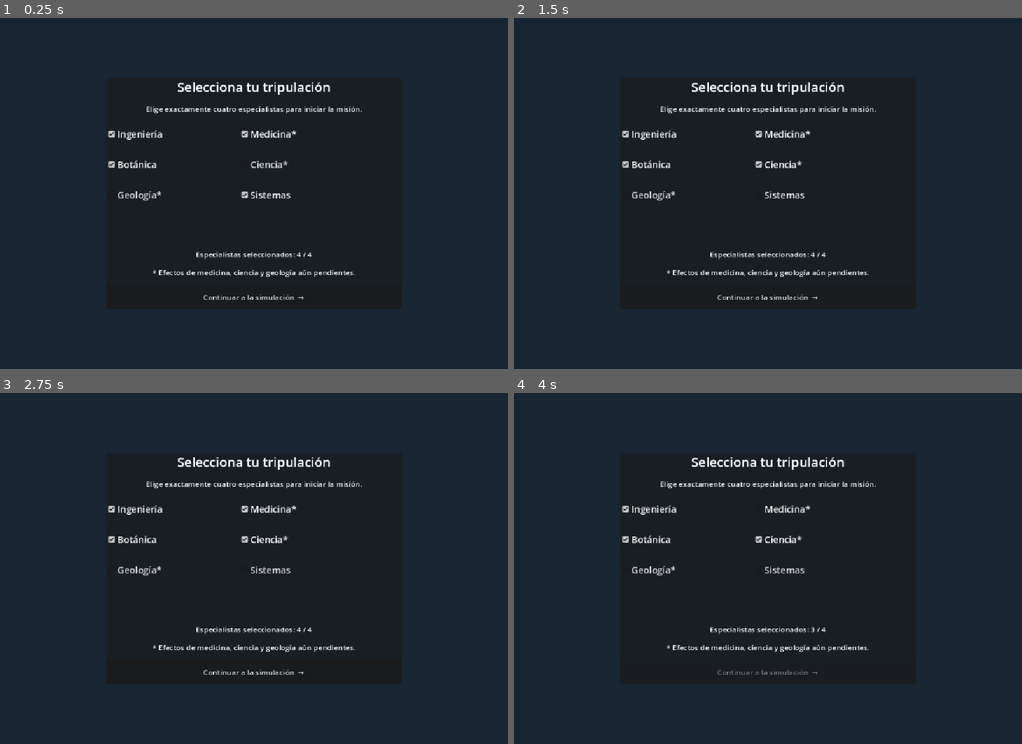
Above: before the commit, frames 1-4 (two rows, left to right).
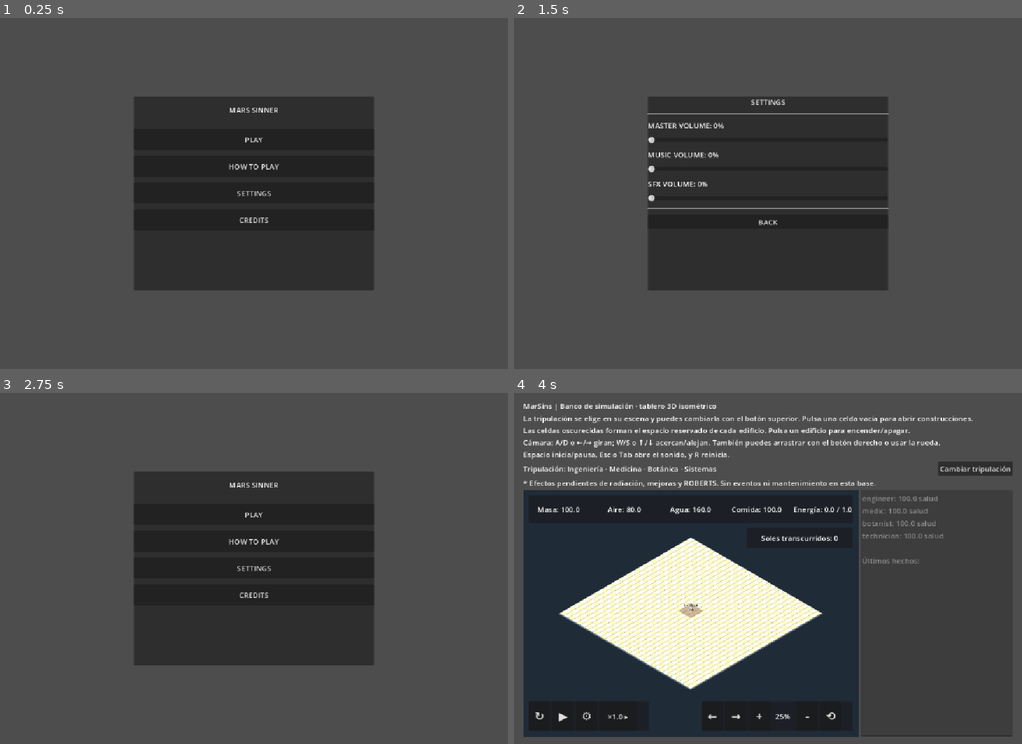
Above: after the commit, the same moments.

Repository: Patatatat/NASA_MARS-SAILOR
Game: Godot game, scene res://scenes/MenuMarsSinner.tscn
The game is run twice, just before and just after one commit, with the same random seed, the same clock (stepped at 60 frames per second) and the same inputs. Before the commit the project starts from res://scenes/crew_selection.tscn.
Inputs (mouse positions are in pixels of both pictures, inside the frame that each line leads up to):
- Up to frame 1 (0.25 s): no input
- Up to frame 2 (1.5 s): click (768, 165) at 0.5 s, where only the run after the commit has a clickable "HOW TO PLAY"; click (768, 193) at 1.25 s, where only the run after the commit has a clickable "SETTINGS"
- Up to frame 3 (2.75 s): click (254, 596) at 2 s, where only the run after the commit has a clickable "BACK"
- Up to frame 4 (4 s): click (768, 593) at 2.75 s, where only the run after the commit has a clickable "CREDITS"; click (768, 515) at 3.5 s, where only the run after the commit has a clickable "PLAY"

The runs differ from the first frame. In frame 1, 75% of the frame differs, in the area x 0-100%, y 0-100%; in frame 2, 76%; in frame 3, 75%; in frame 4, 66%.

Commit message:
Polish menu and simulation HUD

Diff:
--- a/project.godot
+++ b/project.godot
@@ -11,7 +11,7 @@
 [application]
 
 config/name="MarSins - Base de simulación"
-run/main_scene="res://scenes/crew_selection.tscn"
+run/main_scene="res://scenes/MenuMarsSinner.tscn"
 config/features=PackedStringArray("4.7", "GL Compatibility")
 
 [display]
--- /dev/null
+++ b/scenes/MenuMarsSinner.tscn
@@ -0,0 +1,66 @@
+[gd_scene format=3 uid="uid://dhkqbxpjfdrgd"]
+
+[ext_resource type="Script" path="res://scenes/menu_mars_sinner.gd" id="1"]
+
+[node name="Main_menu" type="Control" unique_id=1226799060]
+layout_mode = 3
+anchors_preset = 15
+anchor_right = 1.0
+anchor_bottom = 1.0
+grow_horizontal = 2
+grow_vertical = 2
+script = ExtResource("1")
+
+[node name="CenterContainer" type="CenterContainer" parent="." unique_id=767988936]
+layout_mode = 1
+anchors_preset = 8
+anchor_left = 0.5
+anchor_top = 0.5
+anchor_right = 0.5
+anchor_bottom = 0.5
+offset_left = -260.0
+offset_top = -210.0
+offset_right = 260.0
+offset_bottom = 210.0
+grow_horizontal = 2
+grow_vertical = 2
+
+[node name="PanelContainer" type="PanelContainer" parent="CenterContainer"]
+layout_mode = 2
+custom_minimum_size = Vector2(520, 420)
+
+[node name="VBoxContainer" type="VBoxContainer" parent="CenterContainer/PanelContainer" unique_id=975699924]
+layout_mode = 2
+theme_override_constants/separation = 12
+
+[node name="Main_Menu_Title" type="Label" parent="CenterContainer/PanelContainer/VBoxContainer" unique_id=1199281028]
+layout_mode = 2
+custom_minimum_size = Vector2(0, 58)
+text = "MARS SINNER"
+horizontal_alignment = 1
+vertical_alignment = 1
+uppercase = true
+
+[node name="Btn_play" type="Button" parent="CenterContainer/PanelContainer/VBoxContainer" unique_id=1826488957]
+layout_mode = 2
+size_flags_horizontal = 3
+custom_minimum_size = Vector2(0, 46)
+text = "PLAY"
+
+[node name="Btn_how2Play" type="Button" parent="CenterContainer/PanelContainer/VBoxContainer" unique_id=477396009]
+layout_mode = 2
+size_flags_horizontal = 3
+custom_minimum_size = Vector2(0, 46)
+text = "HOW TO PLAY"
+
+[node name="Btn_settings" type="Button" parent="CenterContainer/PanelContainer/VBoxContainer" unique_id=2004698495]
+layout_mode = 2
+size_flags_horizontal = 3
+custom_minimum_size = Vector2(0, 46)
+text = "SETTINGS"
+
+[node name="Btn_Credits" type="Button" parent="CenterContainer/PanelContainer/VBoxContainer" unique_id=784079589]
+layout_mode = 2
+size_flags_horizontal = 3
+custom_minimum_size = Vector2(0, 46)
+text = "CREDITS"
--- /dev/null
+++ b/scenes/menu_mars_sinner.gd
@@ -0,0 +1,22 @@
+extends Control
+
+const GAME_SCENE: String = "res://scenes/simulation_lab.tscn"
+const SETTINGS_SCENE: String = "res://scenes/settings.tscn"
+
+@onready var _play_button: Button = $CenterContainer/PanelContainer/VBoxContainer/Btn_play
+@onready var _settings_button: Button = $CenterContainer/PanelContainer/VBoxContainer/Btn_settings
+
+func _ready() -> void:
+	_play_button.pressed.connect(_open_game)
+	_settings_button.pressed.connect(_open_settings)
+
+func _open_game() -> void:
+	_change_scene(GAME_SCENE)
+
+func _open_settings() -> void:
+	_change_scene(SETTINGS_SCENE)
+
+func _change_scene(scene_path: String) -> void:
+	var error_code: int = get_tree().change_scene_to_file(scene_path)
+	if error_code != OK:
+		push_error("No se pudo abrir %s: %s" % [scene_path, error_string(error_code)])
--- /dev/null
+++ b/scenes/settings.gd
@@ -0,0 +1,59 @@
+extends Control
+
+const MENU_SCENE: String = "res://scenes/MenuMarsSinner.tscn"
+const SOUND_VALUES_META: String = "mars_sound_percentages"
+const DEFAULT_SOUND_VALUES: Dictionary = {"master": 0, "music": 0, "sfx": 0}
+
+@onready var _back_button: Button = $CenterContainer/PanelContainer/VBoxContainer/BtnBack
+@onready var _master_slider: HSlider = $CenterContainer/PanelContainer/VBoxContainer/Master_volume_HSlider
+@onready var _music_slider: HSlider = $CenterContainer/PanelContainer/VBoxContainer/Music_volume_HSlider
+@onready var _sfx_slider: HSlider = $CenterContainer/PanelContainer/VBoxContainer/SFX_volume_HSlider
+@onready var _master_label: Label = $CenterContainer/PanelContainer/VBoxContainer/Master_volume_Label
+@onready var _music_label: Label = $CenterContainer/PanelContainer/VBoxContainer/Music_volume_label
+@onready var _sfx_label: Label = $CenterContainer/PanelContainer/VBoxContainer/SFX_volume_label
+
+func _ready() -> void:
+	_back_button.pressed.connect(_open_menu)
+	var saved_values := _get_sound_values()
+	_master_slider.value = float(saved_values.master)
+	_music_slider.value = float(saved_values.music)
+	_sfx_slider.value = float(saved_values.sfx)
+	_master_slider.value_changed.connect(_on_master_volume_changed)
+	_music_slider.value_changed.connect(_on_music_volume_changed)
+	_sfx_slider.value_changed.connect(_on_sfx_volume_changed)
+	_update_percentage(_master_label, "MASTER VOLUME", _master_slider.value)
+	_update_percentage(_music_label, "MUSIC VOLUME", _music_slider.value)
+	_update_percentage(_sfx_label, "SFX VOLUME", _sfx_slider.value)
+
+func _on_master_volume_changed(value: float) -> void:
+	_update_percentage(_master_label, "MASTER VOLUME", value)
+	_save_sound_value("master", value)
+
+func _on_music_volume_changed(value: float) -> void:
+	_update_percentage(_music_label, "MUSIC VOLUME", value)
+	_save_sound_value("music", value)
+
+func _on_sfx_volume_changed(value: float) -> void:
+	_update_percentage(_sfx_label, "SFX VOLUME", value)
+	_save_sound_value("sfx", value)
+
+func _update_percentage(label: Label, volume_name: String, value: float) -> void:
+	label.text = "%s: %d%%" % [volume_name, roundi(value)]
+
+func _get_sound_values() -> Dictionary:
+	var saved_values: Variant = get_tree().root.get_meta(SOUND_VALUES_META, DEFAULT_SOUND_VALUES)
+	var values: Dictionary = DEFAULT_SOUND_VALUES.duplicate(true)
+	if saved_values is Dictionary:
+		for key: String in values.keys():
+			values[key] = clampi(roundi(float(saved_values.get(key, values[key]))), 0, 100)
+	return values
+
+func _save_sound_value(key: String, value: float) -> void:
+	var values := _get_sound_values()
+	values[key] = clampi(roundi(value), 0, 100)
+	get_tree().root.set_meta(SOUND_VALUES_META, values)
+
+func _open_menu() -> void:
+	var error_code: int = get_tree().change_scene_to_file(MENU_SCENE)
+	if error_code != OK:
+		push_error("No se pudo volver al menú: %s" % error_string(error_code))
--- /dev/null
+++ b/scenes/settings.tscn
@@ -0,0 +1,85 @@
+[gd_scene format=3 uid="uid://dos1qq8pit8s0"]
+
+[ext_resource type="Script" path="res://scenes/settings.gd" id="1"]
+
+[node name="Settings" type="Control" unique_id=1088817891]
+layout_mode = 3
+anchors_preset = 15
+anchor_right = 1.0
+anchor_bottom = 1.0
+grow_horizontal = 2
+grow_vertical = 2
+script = ExtResource("1")
+
+[node name="CenterContainer" type="CenterContainer" parent="." unique_id=1766216636]
+layout_mode = 1
+anchors_preset = 8
+anchor_left = 0.5
+anchor_top = 0.5
+anchor_right = 0.5
+anchor_bottom = 0.5
+offset_left = -260.0
+offset_top = -210.0
+offset_right = 260.0
+offset_bottom = 210.0
+grow_horizontal = 2
+grow_vertical = 2
+
+[node name="PanelContainer" type="PanelContainer" parent="CenterContainer" unique_id=734011896]
+layout_mode = 2
+custom_minimum_size = Vector2(520, 420)
+
+[node name="VBoxContainer" type="VBoxContainer" parent="CenterContainer/PanelContainer" unique_id=424743900]
+layout_mode = 2
+theme_override_constants/separation = 12
+
+[node name="Settings" type="Label" parent="CenterContainer/PanelContainer/VBoxContainer" unique_id=1440268245]
+layout_mode = 2
+size_flags_horizontal = 4
+text = "SETTINGS"
+
+[node name="HSeparator" type="HSeparator" parent="CenterContainer/PanelContainer/VBoxContainer" unique_id=609503031]
+layout_mode = 2
+
+[node name="Master_volume_Label" type="Label" parent="CenterContainer/PanelContainer/VBoxContainer" unique_id=1480232811]
+layout_mode = 2
+text = "MASTER VOLUME: 0%"
+
+[node name="Master_volume_HSlider" type="HSlider" parent="CenterContainer/PanelContainer/VBoxContainer" unique_id=708326004]
+layout_mode = 2
+size_flags_horizontal = 3
+min_value = 0.0
+max_value = 100.0
+step = 1.0
+value = 0.0
+
+[node name="Music_volume_label" type="Label" parent="CenterContainer/PanelContainer/VBoxContainer" unique_id=1377497398]
+layout_mode = 2
+text = "MUSIC VOLUME: 0%"
+
+[node name="Music_volume_HSlider" type="HSlider" parent="CenterContainer/PanelContainer/VBoxContainer" unique_id=1935846649]
+layout_mode = 2
+size_flags_horizontal = 3
+min_value = 0.0
+max_value = 100.0
+step = 1.0
+value = 0.0
+
+[node name="SFX_volume_label" type="Label" parent="CenterContainer/PanelContainer/VBoxContainer" unique_id=1106342382]
+layout_mode = 2
+text = "SFX VOLUME: 0%"
+
+[node name="SFX_volume_HSlider" type="HSlider" parent="CenterContainer/PanelContainer/VBoxContainer" unique_id=784651550]
+layout_mode = 2
+size_flags_horizontal = 3
+min_value = 0.0
+max_value = 100.0
+step = 1.0
+value = 0.0
+
+[node name="HSeparator2" type="HSeparator" parent="CenterContainer/PanelContainer/VBoxContainer" unique_id=803286666]
+layout_mode = 2
+
+[node name="BtnBack" type="Button" parent="CenterContainer/PanelContainer/VBoxContainer" unique_id=381430516]
+layout_mode = 2
+text = "BACK"
--- a/scenes/simulation_lab.gd
+++ b/scenes/simulation_lab.gd
@@ -5,6 +5,8 @@
 const Config = preload("res://domain/simulation_config.gd")
 const CREW_SELECTION_SCENE := "res://scenes/crew_selection.tscn"
 const SELECTED_CREW_META := "mars_selected_crew_ids"
+const SOUND_VALUES_META := "mars_sound_percentages"
+const DEFAULT_SOUND_VALUES: Dictionary = {"master": 0, "music": 0, "sfx": 0}
 const CREW_IDS := ["engineer", "medic", "botanist", "scientist", "geologist", "technician"]
 const CREW_NAMES := {
 	"engineer": "Ingeniería",
@@ -21,10 +23,9 @@
 const DEFAULT_CAMERA_YAW := PI / 4.0
 const DEFAULT_CAMERA_PITCH := deg_to_rad(-35.264)
 const DEFAULT_CAMERA_SIZE := 64.0
-const CAMERA_MIN_PITCH := deg_to_rad(-70.0)
-const CAMERA_MAX_PITCH := deg_to_rad(-10.0)
 const CAMERA_MIN_SIZE := 16.0
 const CAMERA_MAX_SIZE := 80.0
+const CAMERA_ZOOM_STEP: float = (CAMERA_MAX_SIZE - CAMERA_MIN_SIZE) * 0.25
 const TILE_SURFACE_Y := 0.08
 const BOARD_RENDER_SCALE := 2.0
 const SIMULATION_SPEEDS := [0.5, 1.0, 2.0, 4.0]
@@ -37,8 +38,6 @@
 }
 
 var simulation := Simulation.new()
-var _status: Label
-var _requirements: Label
 var _message: Label
 var _sol_label: Label
 var _log: TextEdit
@@ -50,12 +49,14 @@
 var _build_menu_buttons: Dictionary = {}
 var _build_menu_cell: Vector2i = Vector2i(-1, -1)
 var _run_button: Button
+var _sound_button: Button
 var _speed_button: Button
 var _speed_menu: PanelContainer
+var _sound_menu: PanelContainer
 var _camera_controls_panel: PanelContainer
+var _zoom_label: Label
 var _selected_crew_ids: Array[String] = ["engineer", "medic", "botanist", "technician"]
 var _kinds: Array[String] = ["solar", "reactor", "oxygen_generator", "greenhouse", "laboratory"]
-var _consumption_per_crew: Dictionary = {}
 var _board_root: Node3D
 var _viewport_container: SubViewportContainer
 var _board_subviewport: SubViewport
@@ -68,7 +69,6 @@
 var _camera_pivot: Node3D
 var _camera: Camera3D
 var _camera_yaw: float = DEFAULT_CAMERA_YAW
-var _camera_pitch: float = DEFAULT_CAMERA_PITCH
 var _dragging_camera: bool = false
 var _last_mouse_position: Vector2 = Vector2.ZERO
 
@@ -86,7 +86,7 @@
 	title.text = "MarSins | Banco de simulación · tablero 3D isométrico"
 	root.add_child(title)
 	var help := Label.new()
-	help.text = "La tripulación se elige en su escena y puedes  …(111 unchanged characters)… n el espacio reservado de cada edificio.\nPulsa un edificio para encender/apagar. Los temporizadores comienzan al iniciar.\nVista: arrastra con el botón derecho, usa la rueda o los iconos abajo a la derecha."
+	help.text = "La tripulación se elige en su escena y puedes  …(111 unchanged characters)… n el espacio reservado de cada edificio. Pulsa un edificio para encender/apagar.\nCámara: A/D o ←/→ giran; W/S o ↑/↓ acercan/alejan. También puedes arrastrar con el botón derecho o usar la rueda.\nEspacio inicia/pausa, Esc o Tab abre el sonido, y R reinicia."
 	root.add_child(help)
 
 	var crew_row := HBoxContainer.new()
@@ -140,15 +140,9 @@
 	info.custom_minimum_size = Vector2(330, 0)
 	info.size_flags_horizontal = Control.SIZE_SHRINK_END
 	body.add_child(info)
-	_status = Label.new()
-	_status.autowrap_mode = TextServer.AUTOWRAP_WORD_SMART
-	info.add_child(_status)
-	_requirements = Label.new()
-	_requirements.autowrap_mode = TextServer.AUTOWRAP_WORD_SMART
-	info.add_child(_requirements)
 	_message = Label.new()
-	_message.text = "Listo"
 	_message.autowrap_mode = TextServer.AUTOWRAP_WORD_SMART
+	_message.hide()
 	info.add_child(_message)
 	_log = TextEdit.new()
 	_log.editable = false
@@ -158,10 +152,10 @@
 	var loaded := Config.load_file()
 	if not loaded.ok:
 		_message.text = "Error de configuración: %s" % loaded
+		_message.show()
 		set_process(false)
 		return
 	_show_result(simulation.configure(loaded.data))
-	_consumption_per_crew = loaded.data.consumption_per_crew_per_sol.duplicate(true)
 	_building_definitions = loaded.data.buildings.duplicate(true)
 	simulation.state_updated.connect(_render)
 	_reset()
@@ -261,7 +255,7 @@
 	_camera_controls_panel.anchor_right = 1.0
 	_camera_controls_panel.anchor_top = 1.0
 	_camera_controls_panel.anchor_bottom = 1.0
-	_camera_controls_panel.offset_left = -292.0
+	_camera_controls_panel.offset_left = -340.0
 	_camera_controls_panel.offset_top = -76.0
 	_camera_controls_panel.offset_right = -12.0
 	_camera_controls_panel.offset_bottom = -12.0
@@ -269,11 +263,19 @@
 	var row := HBoxContainer.new()
 	row.add_theme_constant_override("separation", 5)
 	_camera_controls_panel.add_child(row)
-	_add_icon_button(row, "←", "Girar izquierda", func() -> void: _rotate_camera(-PI / 4.0))
-	_add_icon_button(row, "→", "Girar derecha", func() -> void: _rotate_camera(PI / 4.0))
-	_add_icon_button(row, "+", "Acercar", func() -> void: _zoom_camera(-4.0))
-	_add_icon_button(row, "-", "Alejar", func() -> void: _zoom_camera(4.0))
+	_add_icon_button(row, "←", "Girar izquierda (A / ←)", func() -> void: _rotate_camera(-PI / 4.0))
+	_add_icon_button(row, "→", "Girar derecha (D / →)", func() -> void: _rotate_camera(PI / 4.0))
+	_add_icon_button(row, "+", "Acercar (W / ↑)", func() -> void: _zoom_camera(-CAMERA_ZOOM_STEP))
+	_zoom_label = Label.new()
+	_zoom_label.name = "ZoomPercentage"
+	_zoom_label.custom_minimum_size = Vector2(48.0, 44.0)
+	_zoom_label.horizontal_alignment = HORIZONTAL_ALIGNMENT_CENTER
+	_zoom_label.vertical_alignment = VERTICAL_ALIGNMENT_CENTER
+	_zoom_label.tooltip_text = "Nivel de acercamiento"
+	row.add_child(_zoom_label)
+	_add_icon_button(row, "-", "Alejar (S / ↓)", func() -> void: _zoom_camera(CAMERA_ZOOM_STEP))
 	_add_icon_button(row, "⟲", "Restablecer vista", _reset_camera)
+	_update_zoom_percentage()
 
 func _create_simulation_controls(parent: Control) -> void:
 	var panel := PanelContainer.new()
@@ -288,8 +290,9 @@
 	var row := HBoxContainer.new()
 	row.add_theme_constant_override("separation", 5)
 	panel.add_child(row)
-	_add_icon_button(row, "↻", "Reiniciar partida", _reset)
+	_add_icon_button(row, "↻", "Reiniciar partida (R)", _reset)
 	_run_button = _add_icon_button(row, "▶", "Iniciar partida", _toggle_run_state)
+	_sound_button = _add_icon_button(row, "⚙", "Opciones de sonido (Esc / Tab)", _toggle_sound_menu)
 	_speed_button = Button.new()
 	_speed_button.text = "×1.0 ▸"
 	_speed_button.tooltip_text = "Velocidad de simulación"
@@ -317,6 +320,84 @@
 		speed_option.custom_minimum_size = Vector2(52.0, 44.0)
 		speed_option.pressed.connect(_select_speed.bind(speed))
 		speed_row.add_child(speed_option)
+	_create_sound_menu(parent)
+
+func _create_sound_menu(parent: Control) -> void:
+	_sound_menu = PanelContainer.new()
+	_sound_menu.name = "SoundOptions"
+	_sound_menu.anchor_top = 1.0
+	_sound_menu.anchor_bottom = 1.0
+	_sound_menu.offset_left = 12.0
+	_sound_menu.offset_top = -242.0
+	_sound_menu.offset_right = 322.0
+	_sound_menu.offset_bottom = -82.0
+	_sound_menu.visible = false
+	_sound_menu.z_index = 10
+	parent.add_child(_sound_menu)
+	var content := VBoxContainer.new()
+	content.add_theme_constant_override("separation", 4)
+	_sound_menu.add_child(content)
+	var header := HBoxContainer.new()
+	content.add_child(header)
+	var title := Label.new()
+	title.text = "Opciones de sonido"
+	title.size_flags_horizontal = Control.SIZE_EXPAND_FILL
+	header.add_child(title)
+	var close_button := Button.new()
+	close_button.text = "×"
+	close_button.tooltip_text = "Cerrar opciones de sonido"
+	close_button.pressed.connect(_toggle_sound_menu)
+	header.add_child(close_button)
+	var saved_values := _get_sound_values()
+	_add_sound_slider_row(content, "master", "Master", saved_values)
+	_add_sound_slider_row(content, "music", "Music", saved_values)
+	_add_sound_slider_row(content, "sfx", "SFX", saved_values)
+
+func _add_sound_slider_row(parent: VBoxContainer, volume_key: String, title: String, values: Dictionary) -> void:
+	var row := HBoxContainer.new()
+	row.add_theme_constant_override("separation", 6)
+	parent.add_child(row)
+	var name_label := Label.new()
+	name_label.text = title
+	name_label.custom_minimum_size = Vector2(55.0, 0.0)
+	row.add_child(name_label)
+	var slider := HSlider.new()
+	slider.name = "%sVolumeSlider" % title
+	slider.min_value = 0.0
+	slider.max_value = 100.0
+	slider.step = 1.0
+	slider.size_flags_horizontal = Control.SIZE_EXPAND_FILL
+	slider.value = float(values.get(volume_key, 0))
+	row.add_child(slider)
+	var percentage_label := Label.new()
+	percentage_label.custom_minimum_size = Vector2(42.0, 0.0)
+	percentage_label.horizontal_alignment = HORIZONTAL_ALIGNMENT_RIGHT
+	percentage_label.text = "%d%%" % roundi(slider.value)
+	row.add_child(percentage_label)
+	slider.value_changed.connect(_on_sound_value_changed.bind(volume_key, percentage_label))
+
+func _get_sound_values() -> Dictionary:
+	var saved_values: Variant = get_tree().root.get_meta(SOUND_VALUES_META, DEFAULT_SOUND_VALUES)
+	var values: Dictionary = DEFAULT_SOUND_VALUES.duplicate(true)
+	if saved_values is Dictionary:
+		for key: String in values.keys():
+			values[key] = clampi(roundi(float(saved_values.get(key, values[key]))), 0, 100)
+	return values
+
+func _on_sound_value_changed(value: float, volume_key: String, percentage_label: Label) -> void:
+	var percentage := clampi(roundi(value), 0, 100)
+	percentage_label.text = "%d%%" % percentage
+	var values := _get_sound_values()
+	values[volume_key] = percentage
+	get_tree().root.set_meta(SOUND_VALUES_META, values)
+
+func _toggle_sound_menu() -> void:
+	if _sound_menu == null:
+		return
+	if not _sound_menu.visible and _speed_menu.visible:
+		_speed_menu.hide()
+		_camera_controls_panel.show()
+	_sound_menu.visible = not _sound_menu.visible
 
 func _toggle_run_state() -> void:
 	var snapshot := simulation.get_snapshot()
@@ -327,11 +408,13 @@
 			_show_result(simulation.set_paused(not snapshot.get("paused", false)))
 
 func _toggle_speed_menu() -> void:
+	_sound_menu.hide()
 	_speed_menu.visible = not _speed_menu.visible
 	_camera_controls_panel.visible = not _speed_menu.visible
 
 func _select_speed(speed: float) -> void:
 	_speed_menu.hide()
+	_sound_menu.hide()
 	_camera_controls_panel.show()
 	_show_result(simulation.set_speed(speed))
 
@@ -418,6 +501,7 @@
 	if error_code != OK:
 		get_tree().root.remove_meta(SELECTED_CREW_META)
 		_message.text = "No se pudo abrir la selección de tripulación (%s)" % error_string(error_code)
+		_message.show()
 
 func _rotate_camera(amount: float) -> void:
 	_camera_yaw = wrapf(_camera_yaw + amount, -TAU, TAU)
@@ -427,19 +511,66 @@
 	if _camera == null:
 		return
 	_camera.size = clampf(_camera.size + amount, CAMERA_MIN_SIZE, CAMERA_MAX_SIZE)
+	_update_zoom_percentage()
+
+func _update_zoom_percentage() -> void:
+	if _zoom_label == null:
+		return
+	if _camera == null:
+		_zoom_label.text = "0%"
+		return
+	var zoom_range: float = CAMERA_MAX_SIZE - CAMERA_MIN_SIZE
+	var zoom_progress: float = (CAMERA_MAX_SIZE - _camera.size) / zoom_range
+	var percentage := clampi(roundi(zoom_progress * 100.0), 0, 100)
+	_zoom_label.text = "%d%%" % percentage
 
 func _reset_camera() -> void:
 	_camera_yaw = DEFAULT_CAMERA_YAW
-	_camera_pitch = DEFAULT_CAMERA_PITCH
 	if _camera != null:
 		_camera.size = DEFAULT_CAMERA_SIZE
+	_update_zoom_percentage()
 	_update_camera()
 
 func _update_camera() -> void:
 	if _camera_pivot == null:
 		return
-	_camera_pitch = clampf(_camera_pitch, CAMERA_MIN_PITCH, CAMERA_MAX_PITCH)
-	_camera_pivot.rotation = Vector3(_camera_pitch, _camera_yaw, 0.0)
+	_camera_pivot.rotation = Vector3(DEFAULT_CAMERA_PITCH, _camera_yaw, 0.0)
+
+func _input(event: InputEvent) -> void:
+	if not event is InputEventKey:
+		return
+	var key_event: InputEventKey = event as InputEventKey
+	if not key_event.pressed or key_event.echo:
+		return
+	if key_event.ctrl_pressed or key_event.alt_pressed or key_event.meta_pressed:
+		return
+	var overlay_open: bool = _sound_menu.visible or _speed_menu.visible or _build_menu.visible
+	match key_event.keycode:
+		KEY_ESCAPE, KEY_TAB:
+			_toggle_sound_menu()
+		KEY_SPACE:
+			_toggle_run_state()
+		KEY_R:
+			_reset()
+		KEY_A, KEY_LEFT:
+			if overlay_open:
+				return
+			_rotate_camera(-PI / 4.0)
+		KEY_D, KEY_RIGHT:
+			if overlay_open:
+				return
+			_rotate_camera(PI / 4.0)
+		KEY_W, KEY_UP:
+			if overlay_open:
+				return
+			_zoom_camera(-CAMERA_ZOOM_STEP)
+		KEY_S, KEY_DOWN:
+			if overlay_open:
+				return
+			_zoom_camera(CAMERA_ZOOM_STEP)
+		_:
+			return
+	get_viewport().set_input_as_handled()
 
 func _on_viewport_gui_input(event: InputEvent) -> void:
 	if event is InputEventMouseButton:
@@ -448,15 +579,17 @@
 			_last_mouse_position = event.position
 			get_viewport().set_input_as_handled()
 		elif event.pressed and event.button_index == MOUSE_BUTTON_WHEEL_UP:
-			_zoom_camera(-4.0)
+			_zoom_camera(-CAMERA_ZOOM_STEP)
 			get_viewport().set_input_as_handled()
 		elif event.pressed and event.button_index == MOUSE_BUTTON_WHEEL_DOWN:
-			_zoom_camera(4.0)
+			_zoom_camera(CAMERA_ZOOM_STEP)
 			get_viewport().set_input_as_handled()
 		elif event.pressed and event.button_index == MOUSE_BUTTON_LEFT:
 			if _speed_menu.visible:
 				_speed_menu.hide()
 				_camera_controls_panel.show()
+			if _sound_menu.visible:
+				_sound_menu.hide()
 			_select_cell_at(_viewport_container.get_local_mouse_position())
 			get_viewport().set_input_as_handled()
 	elif event is InputEventMouseMotion and _dragging_camera:
@@ -464,7 +597,6 @@
 		var movement: Vector2 = motion_event.position - _last_mouse_position
 		_last_mouse_position = motion_event.position
 		_camera_yaw -= movement.x * 0.01
-		_camera_pitch = clampf(_camera_pitch + movement.y * 0.01, CAMERA_MIN_PITCH, CAMERA_MAX_PITCH)
 		_update_camera()
 		get_viewport().set_input_as_handled()
 
@@ -550,6 +682,7 @@
 	_cell_clicked(Vector2i(cell_x, cell_y))
 
 func _reset() -> void:
+	_reset_camera()
 	_show_result(simulation.reset_run(_selected_crew_ids, 1))
 
 func _cell_clicked(cell: Vector2i) -> void:
@@ -561,7 +694,12 @@
 	_show_build_menu(cell)
 
 func _show_result(result: Dictionary) -> void:
-	_message.text = "OK · %s" % result.result if result.ok else "Rechazado: %s" % result.error_code
+	if result.ok:
+		_message.text = ""
+		_message.hide()
+	else:
+		_message.text = "Rechazado: %s" % result.error_code
+		_message.show()
 
 func _render(snapshot: Dictionary) -> void:
 	if not _last_rendered_snapshot.is_empty() and snapshot == _last_rendered_snapshot:
@@ -572,16 +710,16 @@
 	_run_button.disabled = snapshot.phase == "finished"
 	if snapshot.phase == "planning":
 		_run_button.text = "▶"
-		_run_button.tooltip_text = "Iniciar partida"
+		_run_button.tooltip_text = "Iniciar partida (Espacio)"
 	elif snapshot.phase == "running" and snapshot.paused:
 		_run_button.text = "▶"
-		_run_button.tooltip_text = "Continuar simulación"
+		_run_button.tooltip_text = "Continuar simulación (Espacio)"
 	elif snapshot.phase == "running":
 		_run_button.text = "⏸"
-		_run_button.tooltip_text = "Pausar simulación"
+		_run_button.tooltip_text = "Pausar simulación (Espacio)"
 	else:
 		_run_button.text = "▶"
-		_run_button.tooltip_text = "Partida terminada"
+		_run_button.tooltip_text = "Partida terminada · R para reiniciar"
 	_speed_button.disabled = snapshot.phase == "finished"
 	_speed_button.text = "×%.1f ▸" % snapshot.speed
 	if snapshot.phase == "finished":
@@ -593,13 +731,6 @@
 	_sol_label.text = "Soles transcurridos: %d" % int(snapshot.get("completed_sols", 0))
 	if _build_menu != null and _build_menu.visible:
 		_refresh_build_menu()
-	_status.text = "%s | Sol %d · %d s | ×%s | Pausa: %s\nPotencia %.1f / demanda %.1f" % [snapshot.phase, snapshot.sol, snapshot.elapsed_seconds, snapshot.speed, snapshot.paused, power.supply, power.demand]
-	var alive := 0
-	for member: Dictionary in snapshot.crew:
-		if member.alive:
-			alive += 1
-	_requirements.text = "Requeridos por sol (%d tripulantes): Aire %.1f · Agua %.1f · Comida %.1f" % [alive, _consumption_per_crew.get("air", 0.0) * alive, _consumption_per_crew.get("water", 0.0) * alive, _consumption_per_crew.get("food", 0.0) * alive]
-
 	var buildings_by_cell: Dictionary = {}
 	var reserved_cells: Dictionary = {}
 	for building: Dictionary in snapshot.buildings:
Not shown, added: scenes/menu_mars_sinner.gd.uid
Not shown, added: scenes/settings.gd.uid
